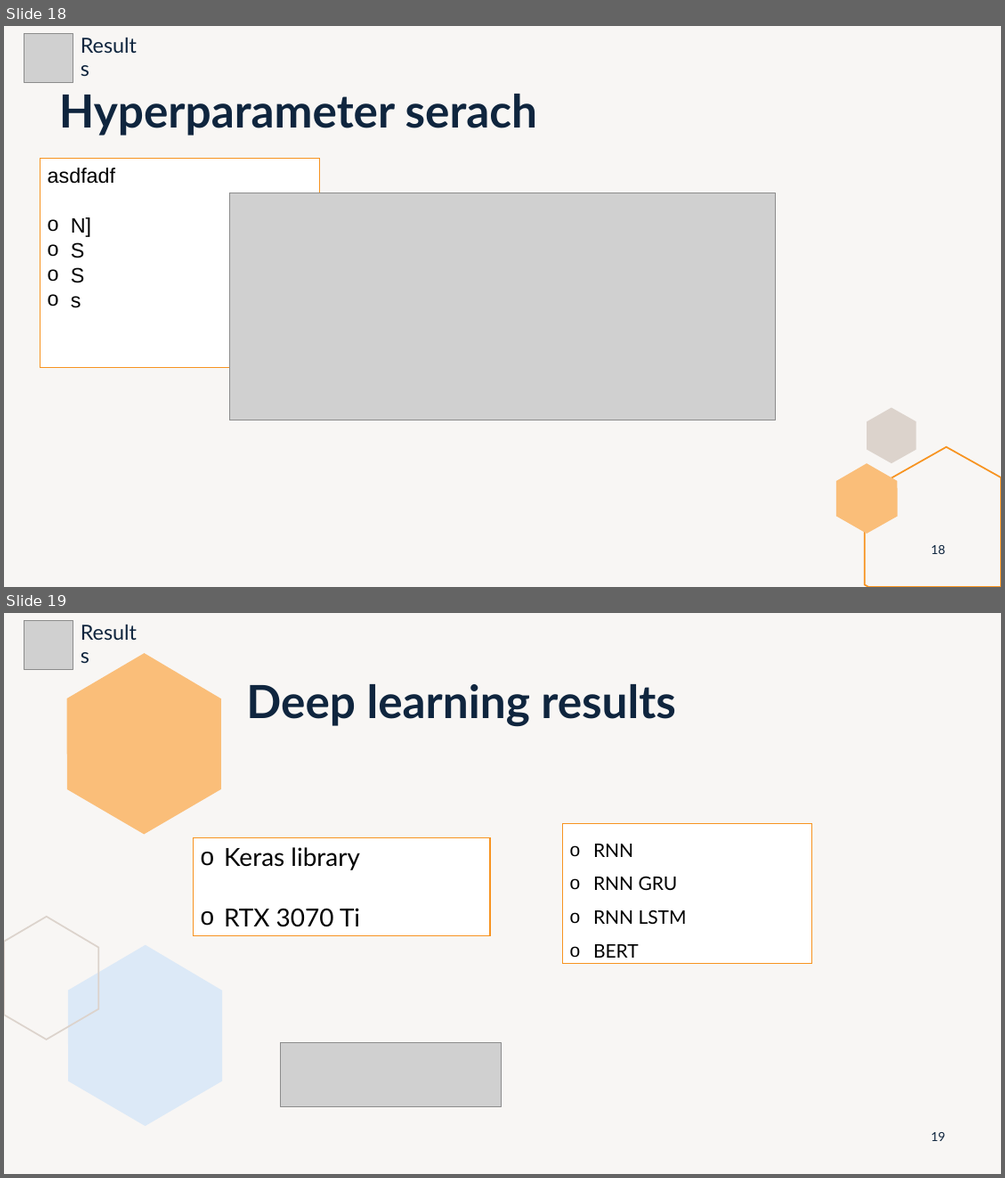
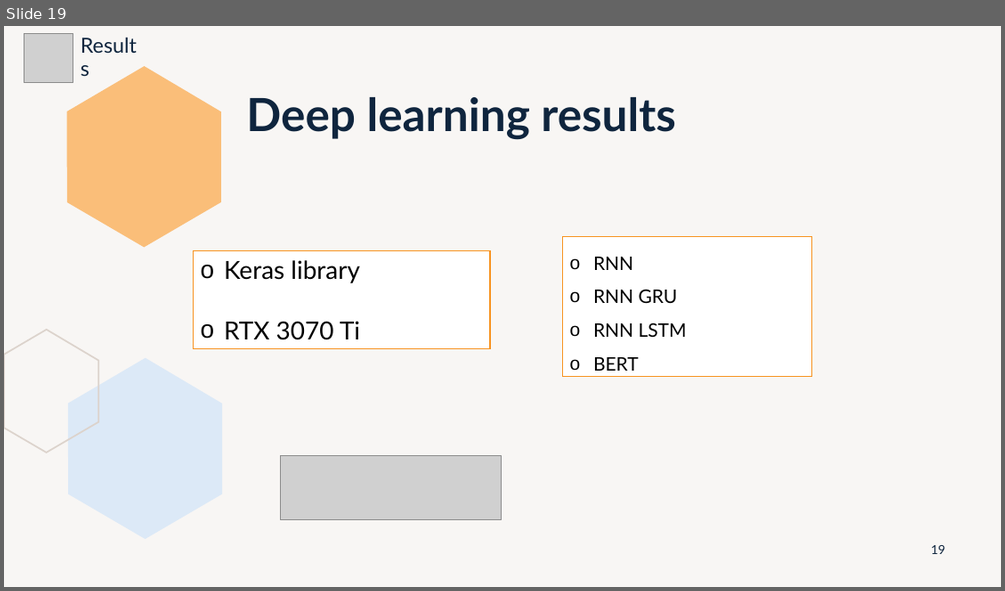
Before and after one commit to marti1999/TFG, a slide deck: informes/entrega final/presentation.pptx. Shown one above the other, each under a label of ours: slides 18 and 19 before the commit, slide 19 after it. The pictures are 1005x1178 and 1005x591 pixels, drawn with LibreOffice and Linux fonts; fonts in the diff are those of the drawing; grey boxes stand for pictures. Boxes give left, top, right and bottom in pixels: in the first picture for what was removed or moved away, otherwise in the second. Text is boxed around its words. In the diff, an @@ line names an element or a change of style, - is before the commit and + after.

```diff
--- a/informes/entrega final/presentation.pptx
+++ b/informes/entrega final/presentation.pptx
@@ slide 18 removed at (4, 26, 1001, 587), background #DCD3CC at 20% opacity @@
@@ picture removed at (24, 33, 73, 83) @@
@@ text removed at (73, 40, 153, 76) @@
-Results
@@ title removed at (59, 94, 537, 135) @@
-Hyperparameter serach
@@ rectangle removed at (40, 159, 320, 367) @@
-asdfadf
-o N]
-o S
-o S
-o s
@@ picture removed at (230, 192, 775, 420) @@
@@ freeform shape removed at (867, 408, 916, 464) @@
@@ freeform shape removed at (865, 447, 1001, 587) @@
@@ freeform shape removed at (836, 464, 898, 534) @@
@@ page number removed at (930, 545, 945, 554) @@
-18
```
Also in this commit, not shown: 1 slide added.
